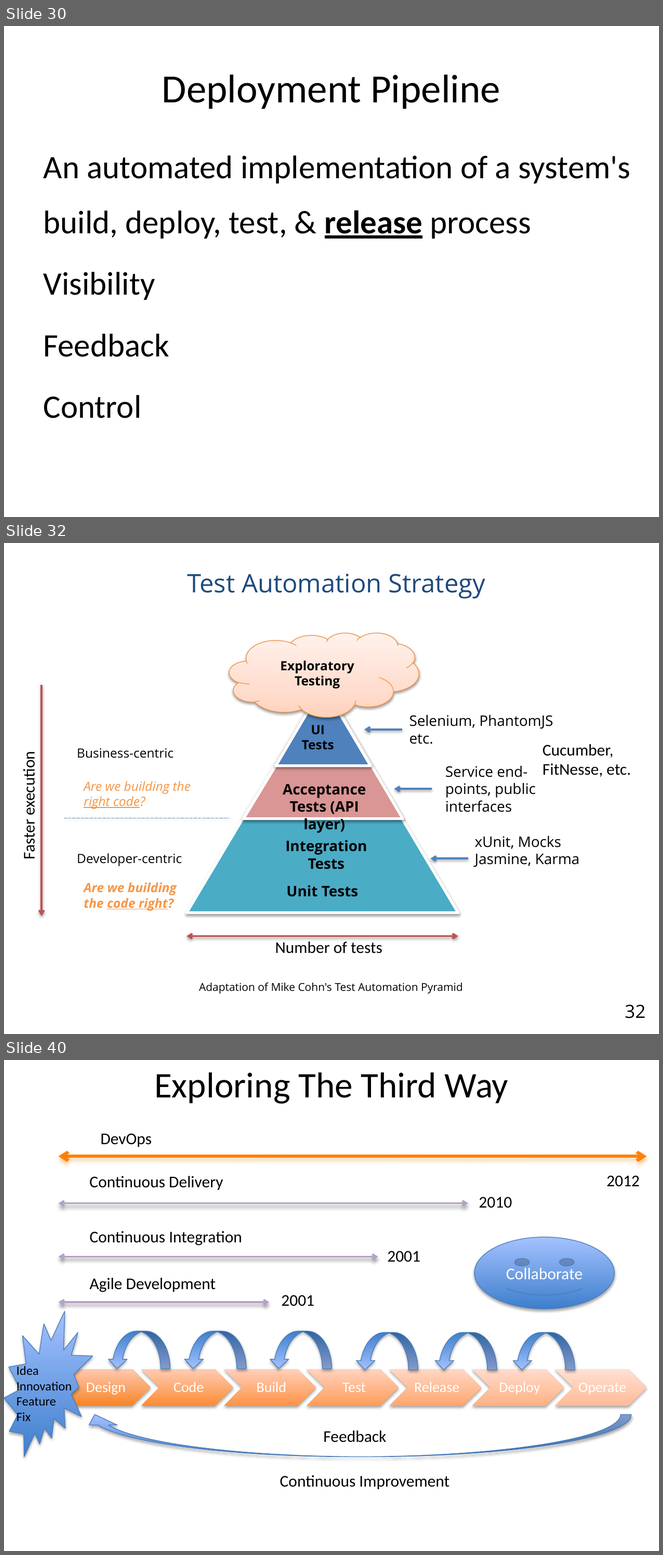
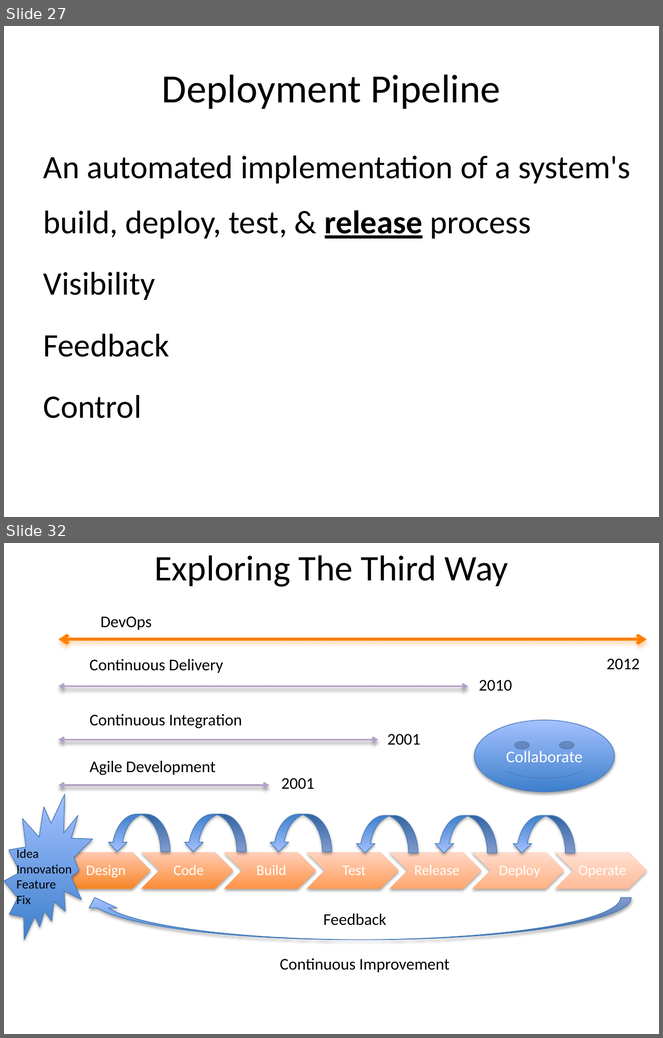
Before and after one commit to browngeek666/DevOpsPres, a slide deck: ALFDevOps.pptx. Shown one above the other, each under a label of ours: slides 30, 32 and 40 before the commit, slides 27 and 32 after it; the slides between them are not shown. The pictures are 663x1555 and 663x1038 pixels, drawn with LibreOffice and Linux fonts; fonts in the diff are those of the drawing. Boxes give left, top, right and bottom in pixels: in the first picture for what was removed or moved away, otherwise in the second. Text is boxed around its words. In the diff, an @@ line names an element or a change of style, - is before the commit and + after.

```diff
--- a/ALFDevOps.pptx
+++ b/ALFDevOps.pptx
@@ slide 32 removed at bbox=[4, 543, 659, 1034], background #FFFFFF @@
@@ text removed at bbox=[188, 574, 486, 599] @@
-Test Automation Strategy
@@ group removed at bbox=[19, 633, 631, 994]: 14 texts, 4 arrows, 3 triangles, 1 line, 1 cloud, 1 double arrow @@
-Service end-points, public interfaces
-xUnit, Mocks
-Jasmine, Karma
-Selenium, PhantomJS etc.
-Developer-centric
-Business-centric
-Unit Tests
-Exploratory Testing
-UI Tests
-Acceptance
-Tests (API layer)
-Integration Tests
-Faster execution
-Number of tests
-Cucumber,
-FitNesse, etc.
-Are we building the code right?
-Are we building the right code?
-Adaptation of Mike Cohn's Test Automation Pyramid
@@ page number removed at bbox=[625, 1005, 646, 1019] @@
-32
@@ what was slide 30 is now slide 27 @@
@@ what was slide 40 is now slide 32 @@
```
Also in this commit, not shown: 11 slides changed, 4 slides added, 11 other slides removed.
